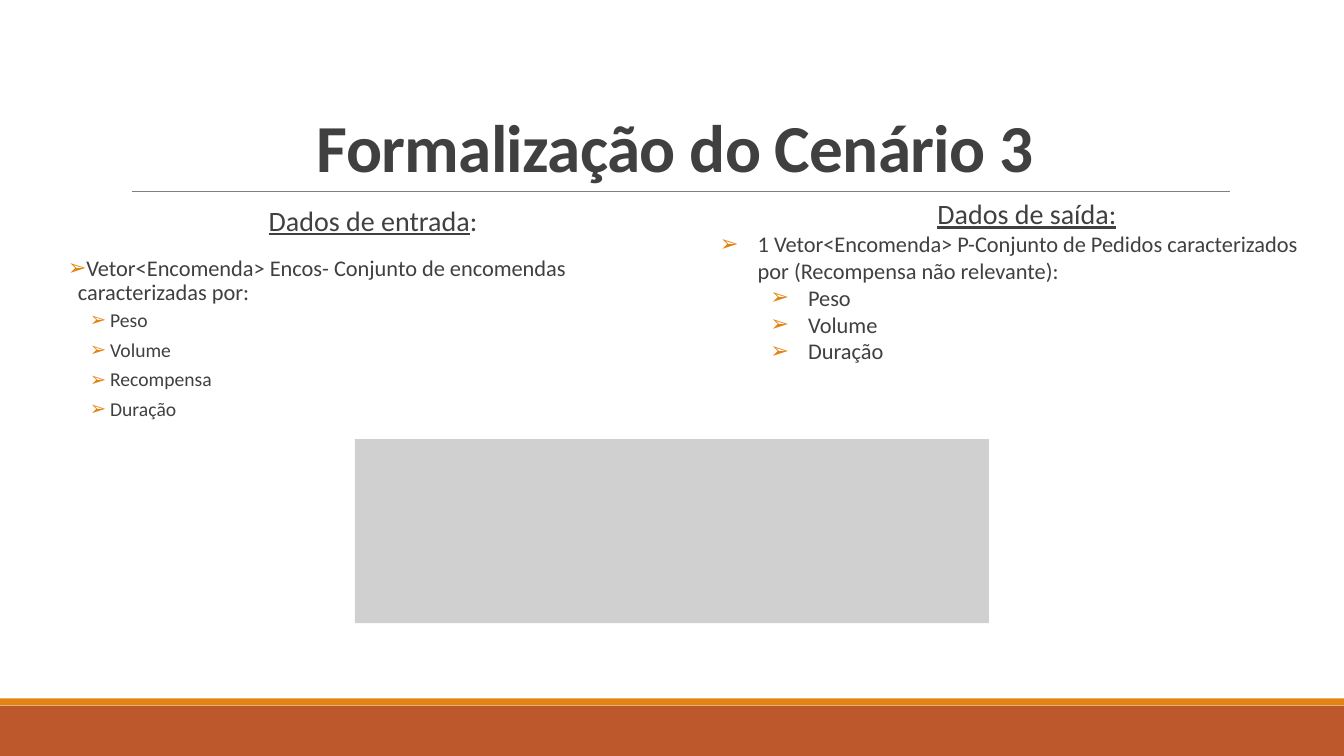
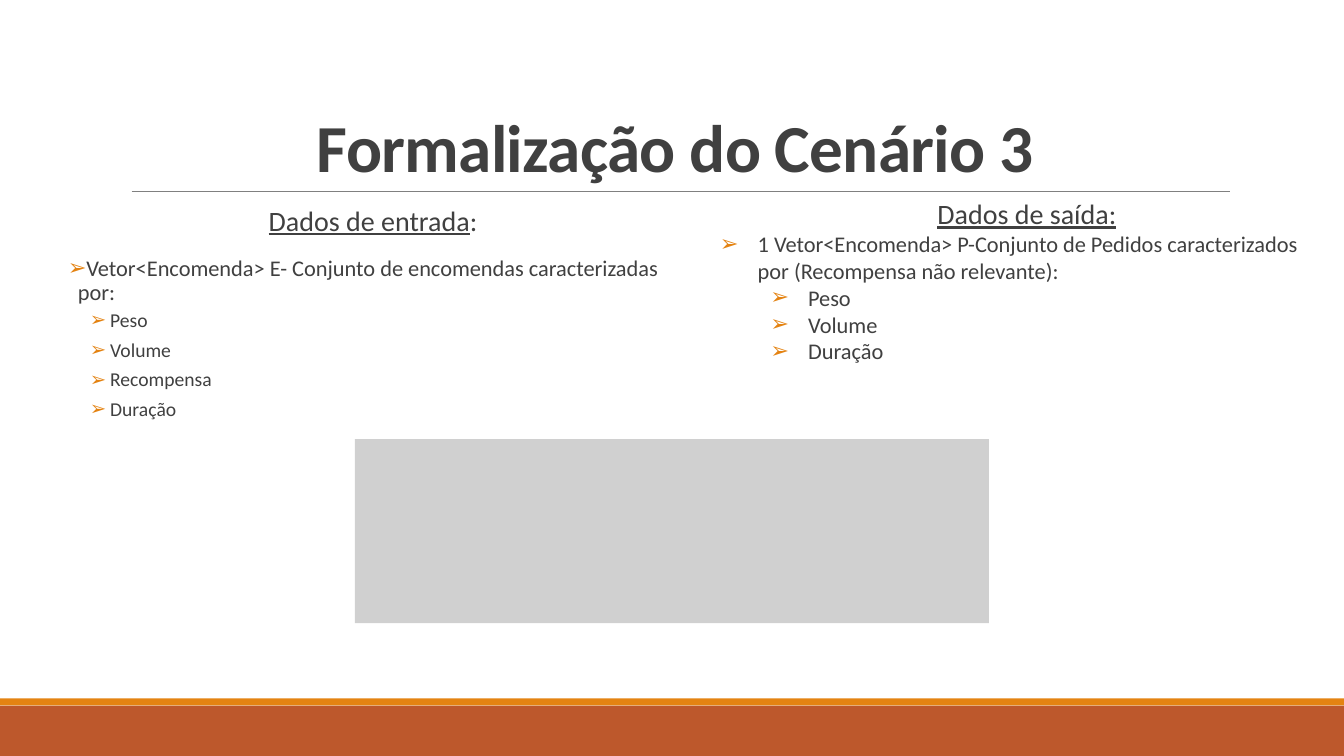
Before and after one commit to Miggs7/DA-Proj-22, a slide deck: slide 9 of Presentation/Logística Urbana para Entrega de Mercadorias.pptx (slide 8 before the commit). Drawn at 1344x756 pixels with LibreOffice and Linux fonts; fonts in the diff are those of the drawing; grey boxes stand for pictures. Boxes give left, top, right and bottom in pixels: in the first picture for what was removed or moved away, otherwise in the second. Text is boxed around its words. In the diff, an @@ line names an element or a change of style, - is before the commit and + after.

```diff
--- a/Presentation/Logística Urbana para Entrega de Mercadorias.pptx
+++ b/Presentation/Logística Urbana para Entrega de Mercadorias.pptx
@@ text at (78,260,658,304): text changed @@
-➢ Vetor<Encomenda> Encos- Conjunto de encomendas caracterizadas por:
+➢ Vetor<Encomenda> E- Conjunto de encomendas caracterizadas por:
```
Also in this commit, not shown: 5 other slides changed, 4 slides added, 1 slide removed, 9 other files.
